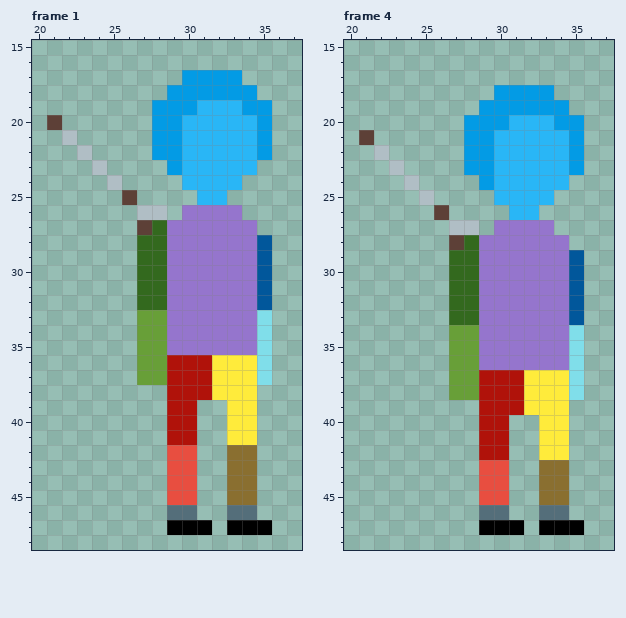
Pixel-art file: The Fallen Guardian/Assets/Art/Characters/Player/Idle/Player_Idle_Right.aseprite. The first picture shows the starting point.
64x64 pixels, 8 frames. Shown: frame 1: x 20..37, y 15..48; frame 4: x 20..37, y 15..48. The commit also changed other frames, which this record leaves out.
The result:
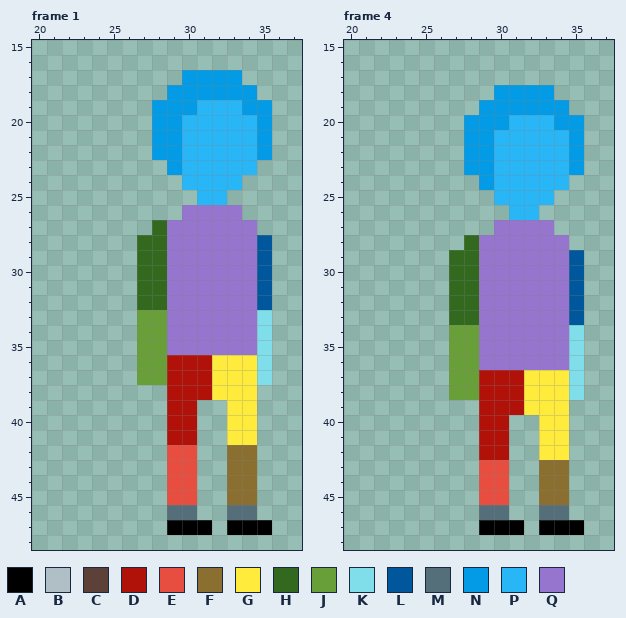
Palette (. is transparent): A #000000  B #b0bec5  C #5d4037  D #b0120a  E #e84e40  F #8a6f30  G #ffeb3b  H #33691e  J #689f38  K #80deea  L #01579b  M #546e7a  N #039be5  P #29b6f6  Q #9575cd
What changed:
layer "Weapons/Club" now hidden
Frame 1:
The author cleared colour B in row 21 at x 22; in row 22 at x 23; in row 23 at x 24; in row 24 at x 25; in row 26 at x 27 to 28.
The author cleared colour C in row 20 at x 21; in row 25 at x 26; in row 27 at x 27.
Frame 4:
The author cleared colour B in row 22 at x 22; in row 23 at x 23; in row 24 at x 24; in row 25 at x 25; in row 27 at x 27 to 28.
The author cleared colour C in row 21 at x 21; in row 26 at x 26; in row 28 at x 27.
Where, in picture pixels (left, top, right, bottom), the same in both pictures:
erased: (47, 115, 167, 235)
erased: (359, 130, 479, 250)
